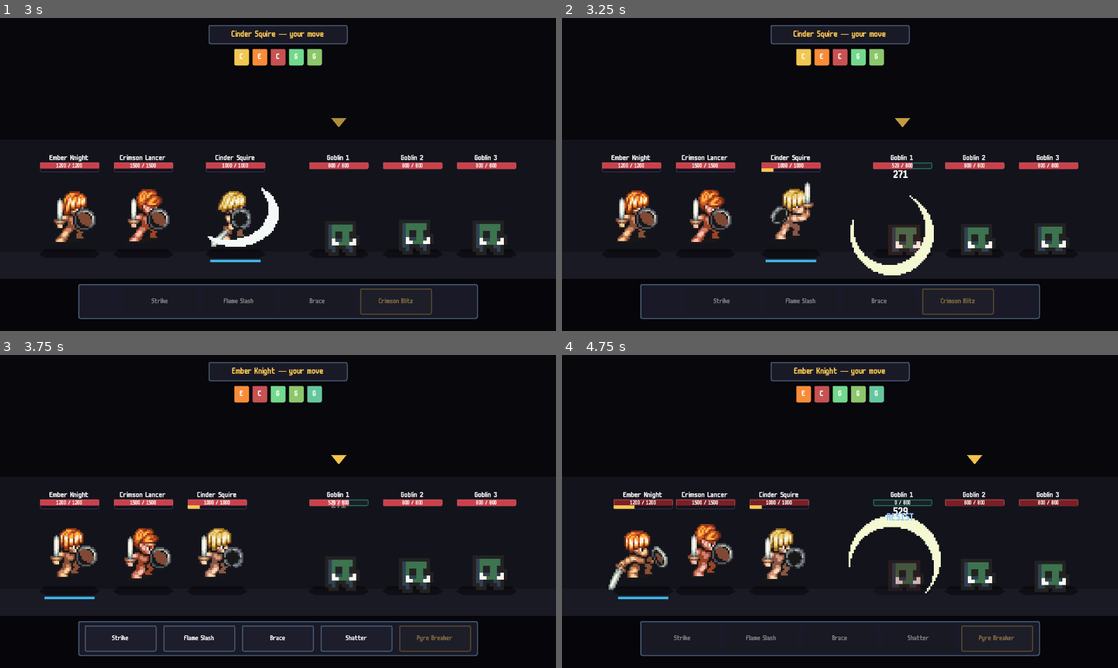
Above: before the commit, frames 1-4 (two rows, left to right).
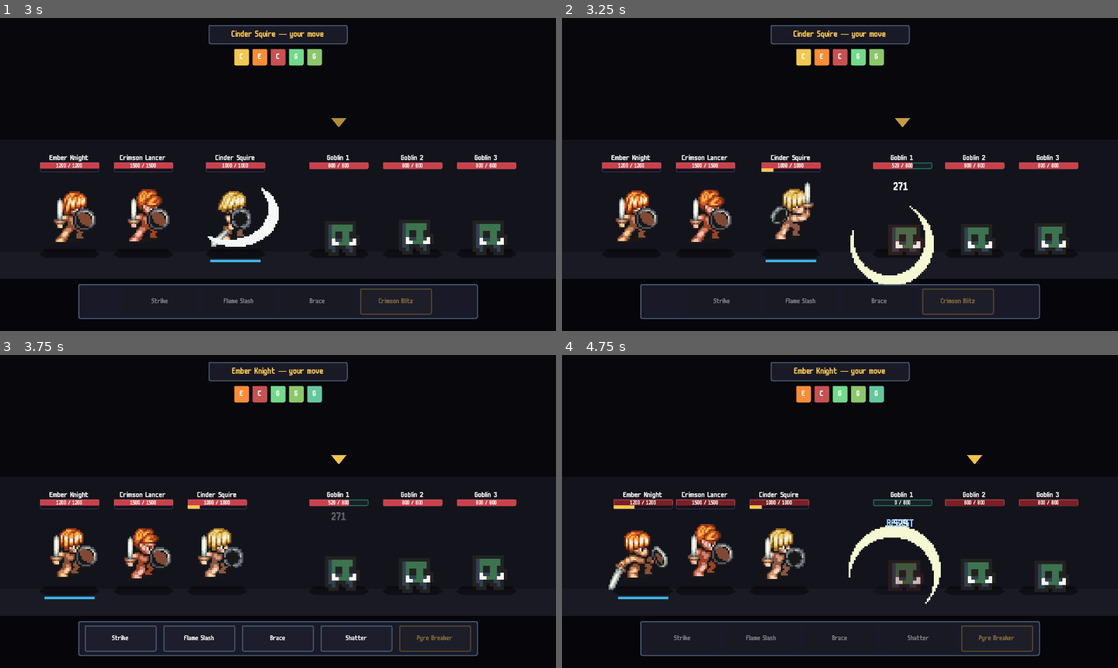
Above: after the commit, the same moments.

Repository: joppe2001/Vaelthorn
Game: Godot game, scene res://scenes/title/title.tscn
The game is run twice, just before and just after one commit, with the same random seed, the same clock (stepped at 60 frames per second) and the same inputs.
Inputs (mouse positions are in pixels of both pictures, inside the frame that each line leads up to):
- Up to frame 1 (3 s): tap Enter at 0.5 s; move the mouse to (400, 158) at 0.52 s; click (400, 158) at 0.67 s; click "Enter Battle" at 1.25 s; click "Start Battle" at 2 s; click "Strike" at 2.75 s
- Up to frame 2 (3.25 s): no input
- Up to frame 3 (3.75 s): move the mouse to (66, 542) at 3.52 s; click (66, 542) at 3.67 s
- Up to frame 4 (4.75 s): click "Flame Slash" at 4.25 s

Frame 1 is identical in both runs. In frame 2, 1.2% of the frame differs, in the area x 51-67%, y 48-86%; in frame 3, less than 0.1%; in frame 4, 1.3%, in the area x 51-69%, y 48-80%.

Commit message:
fix: anchor system reads actual character pixels, not the frame bounds
The first pass approximated character bounds as fixed percentages of
the sprite frame's height. That assumes the character fills the
frame, but Mana Seed packs the 32x32 character inside a 64x64 cell
with padding above the head AND below the feet — so 'center' landed
on the hero's hips and the heal/brace VFX appeared offset.

bind() now calls _measure_character_bounds(), which:

  1. Grabs the first idle frame's Image (works for AtlasTexture by
     calling atlas.get_image().get_region(region), and for plain
     Texture2D by tex.get_image()).
  2. Calls Image.get_used_rect() — Godot returns the tightest
     bounding rect of non-zero alpha pixels.
  3. Converts those frame-pixel coords to unit-local y, using the
     known sprite position (centered_texture + sprite_y_offset).

Result: _char_top_y and _char_bottom_y are the actual head and feet
positions in unit-local space, with _char_height between them.

get_anchor() now derives every anchor from those real bounds:

  feet       = char_bottom            (true ground contact)
  center     = midpoint(top, bottom)  (real body center)
  head       = top + 15% of height    (face / status icons)
  over_head  = top - 20px
  above      = top - 60px

Works out of the box for any new sprite — no per-character tuning of
percentages, just measure-the-pixels. Heal/brace/buff effects should
now sit on the character's torso instead of below it.

Diff:
--- a/scenes/battle/unit.gd
+++ b/scenes/battle/unit.gd
@@ -40,11 +40,17 @@
 var statuses: StatusManager = StatusManager.new()
 var _ultimate_value: float = 0.0
 
-# Cached visual height of the sprite (frame_h * sprite_scale). Populated
-# by bind() and consumed by get_anchor(). Default sized for a 64x64 hero
-# at scale 4; bind() overwrites with the real measurement.
-var _visual_height: float = 256.0
-var _sprite_y_offset: float = -96.0
+# Cached character bounds in unit-local coordinates. Populated by bind()
+# by scanning the alpha channel of the first idle frame — so the anchors
+# track the actual character pixels, not the bounding frame (which may
+# include empty padding above the head or below the feet).
+#
+#   _char_top_y    — y of the topmost opaque pixel (head/hair tip)
+#   _char_bottom_y — y of the bottommost opaque pixel (feet)
+#   _char_height   — total visible character height
+var _char_top_y: float = -200.0
+var _char_bottom_y: float = 0.0
+var _char_height: float = 200.0
 
 
 # ─── Ultimate gauge ──────────────────────────────────────────────────
@@ -178,7 +184,6 @@
 
 func bind(unit_name: String, color: Color, max_hp: int, idle_frames: SpriteFrames = null, sprite_scale: float = 4.0, sprite_y_offset: float = -96.0) -> void:
 	_name_label.text = unit_name
-	_sprite_y_offset = sprite_y_offset
 
 	if idle_frames != null:
 		_using_anim_sprite = true
@@ -190,9 +195,9 @@
 		if idle_frames.has_animation(&"idle"):
 			_anim_sprite.animation = &"idle"
 			_anim_sprite.play()
-		# Measure the actual frame height so get_anchor() works for both
-		# 64px Mana Seed heroes and 16px 0x72 enemies.
-		_visual_height = _measure_visual_height(idle_frames, sprite_scale)
+		# Scan the actual character pixels in the first idle frame so
+		# anchors track the body (not the empty cell padding).
+		_measure_character_bounds(idle_frames, sprite_scale, sprite_y_offset)
 	else:
 		_using_anim_sprite = false
 		_sprite.visible = true
@@ -201,7 +206,9 @@
 		_base_color = color
 		# Placeholder polygon — use a roughly hero-sized default so popups
 		# don't collide with the placeholder square.
-		_visual_height = 220.0
+		_char_top_y = -180.0
+		_char_bottom_y = 0.0
+		_char_height = 180.0
 
 	_hp_bar.max_value = max_hp
 	_hp_bar.value = max_hp
@@ -209,53 +216,87 @@
 	_update_hp_color(max_hp, max_hp)
 
 
-## Pull the first-frame texture out of the idle animation and figure out
-## how tall the sprite renders on screen. Works for AtlasTexture
-## (Mana Seed sheets) and plain Texture2D (0x72 single-frame PNGs).
-## Falls back to the 64*scale default if the frames object is missing
-## metadata.
-func _measure_visual_height(frames: SpriteFrames, sprite_scale: float) -> float:
-	var anim: StringName = &"idle"
-	if not frames.has_animation(anim):
-		return 64.0 * sprite_scale
-	if frames.get_frame_count(anim) <= 0:
-		return 64.0 * sprite_scale
-	var tex: Texture2D = frames.get_frame_texture(anim, 0)
+## Scan the alpha channel of the first idle frame to find the actual
+## character bounds (top opaque pixel to bottom opaque pixel). Cached
+## results feed get_anchor(), so anchors latch onto the real character
+## body — ignoring any empty padding above the head or below the feet
+## that the sprite cell happens to include.
+##
+## Works for AtlasTexture (Mana Seed sheets) and plain Texture2D
+## (0x72 single-frame PNGs). Falls back to safe defaults if the image
+## can't be read (compressed import, missing texture, etc).
+func _measure_character_bounds(frames: SpriteFrames, sprite_scale: float, sprite_y_offset: float) -> void:
+	var fallback_top: float = sprite_y_offset - 100.0
+	var fallback_bot: float = sprite_y_offset + 28.0
+	_char_top_y = fallback_top
+	_char_bottom_y = fallback_bot
+	_char_height = fallback_bot - fallback_top
+
+	if not frames.has_animation(&"idle"):
+		return
+	if frames.get_frame_count(&"idle") <= 0:
+		return
+	var tex: Texture2D = frames.get_frame_texture(&"idle", 0)
 	if tex == null:
-		return 64.0 * sprite_scale
+		return
+
+	var frame_image: Image
 	if tex is AtlasTexture:
-		return (tex as AtlasTexture).region.size.y * sprite_scale
-	return tex.get_height() * sprite_scale
-
-
-## World position of a named anchor point on this unit. Lets VFX spawn
-## at semantic locations ("head", "center") without hardcoding pixel
-## offsets that break when sprite scale or character size changes.
-##
-##   feet       — y=0 (unit origin, on the ground)
-##   center     — sprite frame center (torso-ish)
-##   head       — top third of the sprite (where status icons / face sit)
-##   over_head  — just above the head (where damage numbers float)
-##   above      — well above the head (where status banners float)
+		var atlas_tex: AtlasTexture = tex
+		if atlas_tex.atlas == null:
+			return
+		var atlas_image: Image = atlas_tex.atlas.get_image()
+		if atlas_image == null:
+			return
+		frame_image = atlas_image.get_region(atlas_tex.region)
+	else:
+		frame_image = tex.get_image()
+	if frame_image == null:
+		return
+
+	var bounds: Rect2i = frame_image.get_used_rect()
+	if bounds.size.y <= 0:
+		return
+
+	# Convert frame-pixel coords to unit-local y. The AnimatedSprite2D is
+	# centered_texture by default, so the frame's pixel y=0 sits at
+	# (sprite_y_offset - frame_h * sprite_scale / 2) in unit-local space.
+	var frame_h: float = float(frame_image.get_height())
+	var frame_top_local: float = sprite_y_offset - frame_h * sprite_scale * 0.5
+	_char_top_y = frame_top_local + float(bounds.position.y) * sprite_scale
+	_char_bottom_y = frame_top_local + float(bounds.position.y + bounds.size.y) * sprite_scale
+	_char_height = _char_bottom_y - _char_top_y
+
+
+## World position of a named anchor point on this unit. Anchors map to
+## the actual character pixels (measured from the idle frame), so they
+## stay correct across heroes (64px Mana Seed), goblins (16px 0x72),
+## or any future sprite — no per-character tuning needed.
+##
+##   feet       — bottommost opaque pixel (ground contact)
+##   center     — midpoint between feet and top of head (torso/chest)
+##   head       — upper ~15% band (face / status icon row)
+##   over_head  — 20px above the topmost pixel (damage numbers)
+##   above      — 60px above the topmost pixel (status banner)
 ##
 ## Unknown anchor names log a warning and fall back to feet.
 func get_anchor(anchor: StringName) -> Vector2:
-	var local: Vector2
+	var local_y: float
 	match anchor:
 		&"feet":
-			local = Vector2.ZERO
+			local_y = _char_bottom_y
 		&"center":
-			local = Vector2(0, _sprite_y_offset)
+			local_y = (_char_top_y + _char_bottom_y) * 0.5
 		&"head":
-			local = Vector2(0, _sprite_y_offset - _visual_height * 0.32)
+			local_y = _char_top_y + _char_height * 0.15
 		&"over_head":
-			local = Vector2(0, _sprite_y_offset - _visual_height * 0.50)
+			local_y = _char_top_y - 20.0
 		&"above":
-			local = Vector2(0, _sprite_y_offset - _visual_height * 0.70)
+			local_y = _char_top_y - 60.0
 		_:
 			push_warning("[Unit] unknown anchor: %s" % anchor)
-			local = Vector2.ZERO
-	return global_position + local
+			local_y = _char_bottom_y
+	return global_position + Vector2(0, local_y)
 
 
 func set_hp(current: int, max_hp: int) -> void:
